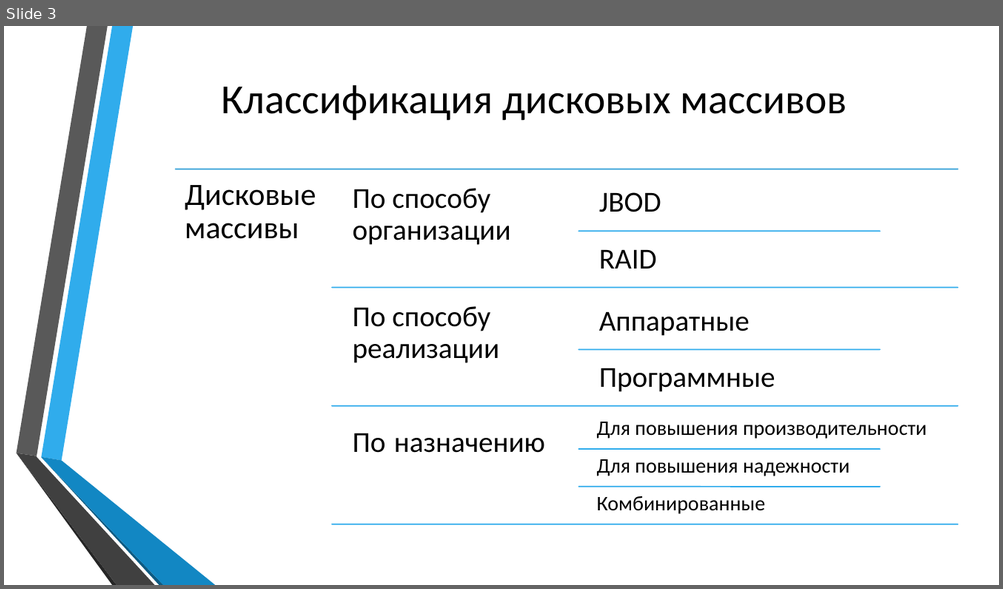
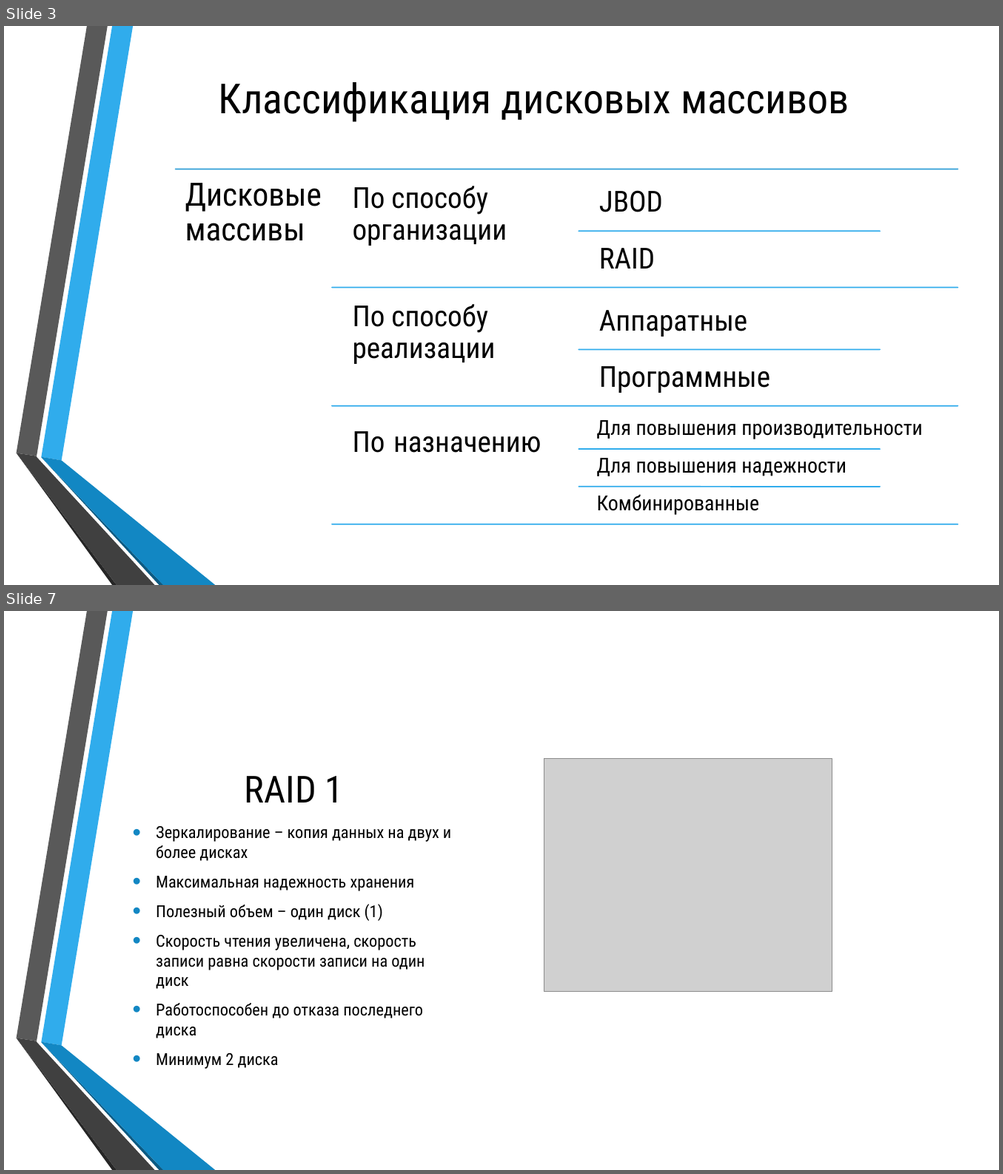
Before and after one commit to Silvarious9862/iiuvm, a slide deck: kr/250541_Бобрик_ВЮ_КР_ИиУВМ.pptx. Shown one above the other, each under a label of ours: slide 3 before the commit, slides 3 and 7 after it; the slides between them are not shown. The pictures are 1003x589 and 1003x1174 pixels, drawn with LibreOffice and Linux fonts; fonts in the diff are those of the drawing; grey boxes stand for pictures; background and template pictures are left out. Boxes give left, top, right and bottom in pixels: in the first picture for what was removed or moved away, otherwise in the second. Text is boxed around its words. In the diff, an @@ line names an element or a change of style, - is before the commit and + after.

```diff
--- a/kr/250541_Бобрик_ВЮ_КР_ИиУВМ.pptx
+++ b/kr/250541_Бобрик_ВЮ_КР_ИиУВМ.pptx
@@ slide 7 added at (4, 611, 999, 1170), background picture (left out); not listed: 6 template elements that a slide beside it also shows @@
@@ picture added at (544, 759, 831, 991) @@
@@ title added at (244, 776, 344, 803), 36 pt, text #000000 @@
+RAID 1
@@ text added at (156, 826, 451, 1069), 16 pt, text #000000 @@
+• Зеркалирование – копия данных на двух и более дисках
+• Максимальная надежность хранения
+• Полезный объем – один диск (1)
+• Скорость чтения увеличена, скорость записи равна скорости записи на один диск
+• Работоспособен до отказа последнего диска
+• Минимум 2 диска
@@ slide 3 changed as well @@
@@ text "Дисковые массивы" at (185, 183, 321, 241): size 30 to 31 pt, font Calibri to Roboto Condensed @@
@@ font Calibri to Roboto Condensed in 11 elements at (219, 82, 848, 122), (353, 186, 507, 246), (599, 190, 663, 212), (599, 248, 654, 269), (353, 304, 495, 364), (599, 310, 747, 337), (599, 366, 770, 393), (353, 432, 540, 453), (597, 420, 922, 440), (597, 458, 846, 477), (597, 494, 760, 515) @@
```
Also in this commit, not shown: 2 other slides changed, 20 other slides added, 1 slide removed, 17 other files.
